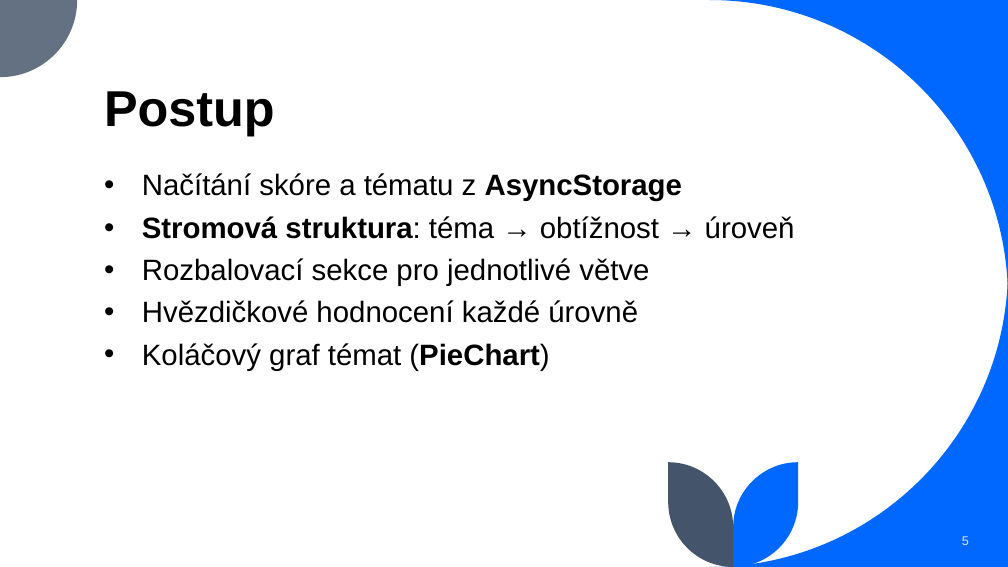
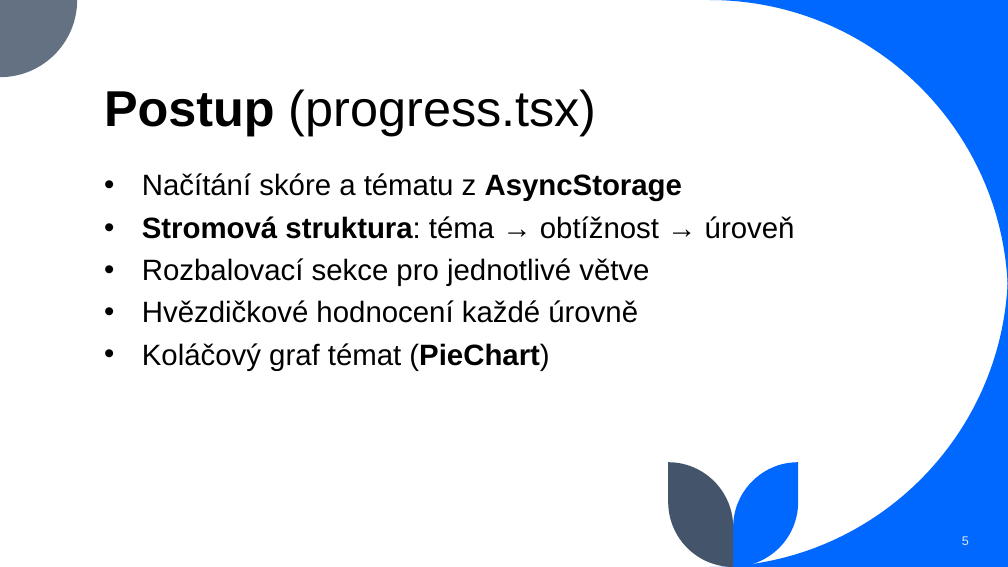
Before and after one commit to rejsek/sibenice_mobilni_hra, a slide deck: slide 5 of docs/sibenice.pptx. Drawn at 1008x567 pixels with LibreOffice and Linux fonts; fonts in the diff are those of the drawing. Boxes give left, top, right and bottom in pixels: in the first picture for what was removed or moved away, otherwise in the second. Text is boxed around its words. In the diff, an @@ line names an element or a change of style, - is before the commit and + after.

```diff
--- a/docs/sibenice.pptx
+++ b/docs/sibenice.pptx
@@ title at <box>104,89,597,136</box>: text changed; bold off @@
-Postup
+Postup (progress.tsx)
```
Also in this commit, not shown: 6 other slides changed, 1 other file.
